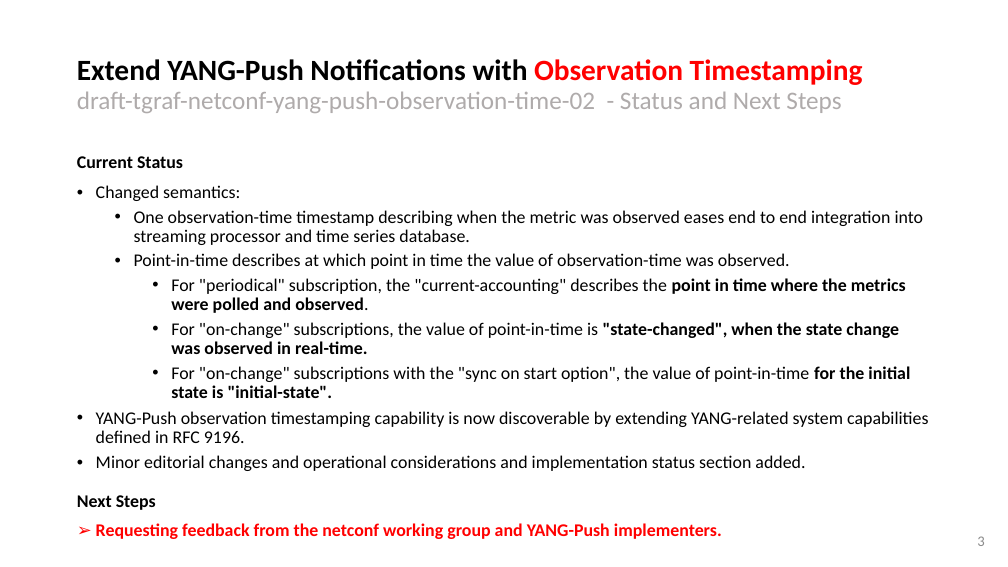
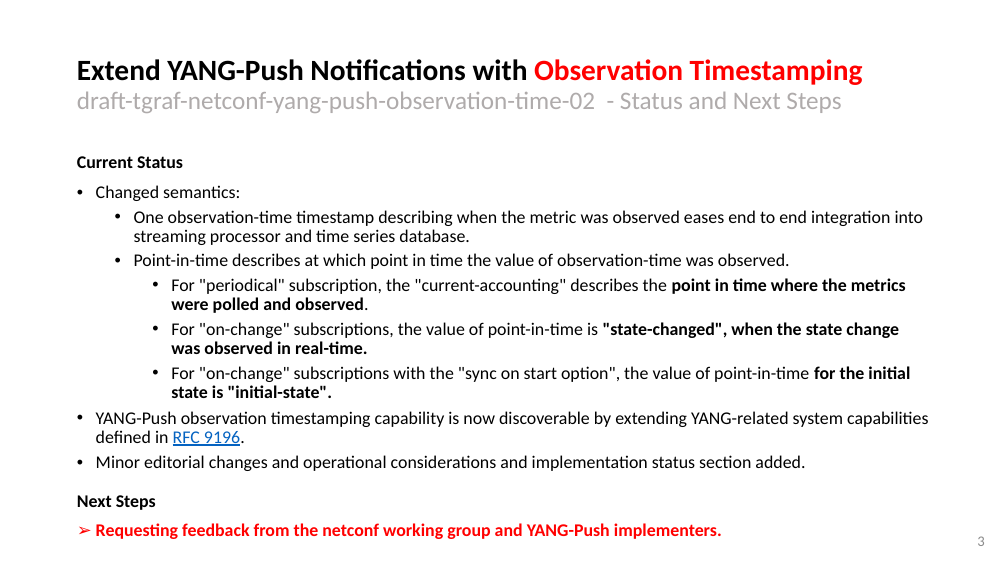
Before and after one commit to network-analytics/ietf-network-analytics-document-status, a slide deck: slide 3 of 120/NETCONF/draft-tgraf-netconf-yang-push-observation-time-02.pptx. Drawn at 1008x567 pixels with LibreOffice and Linux fonts; fonts in the diff are those of the drawing. Boxes give left, top, right and bottom in pixels: in the first picture for what was removed or moved away, otherwise in the second. Text is boxed around its words. In the diff, an @@ line names an element or a change of style, - is before the commit and + after.

```diff
--- a/120/NETCONF/draft-tgraf-netconf-yang-push-observation-time-02.pptx
+++ b/120/NETCONF/draft-tgraf-netconf-yang-push-observation-time-02.pptx
@@ text at (x1=96, y1=411, x2=928, y2=446): text colour #000000 to #0563C1, underline on in "RFC 9196." @@
```
Also in this commit, not shown: 1 other slide changed, 3 other files.
